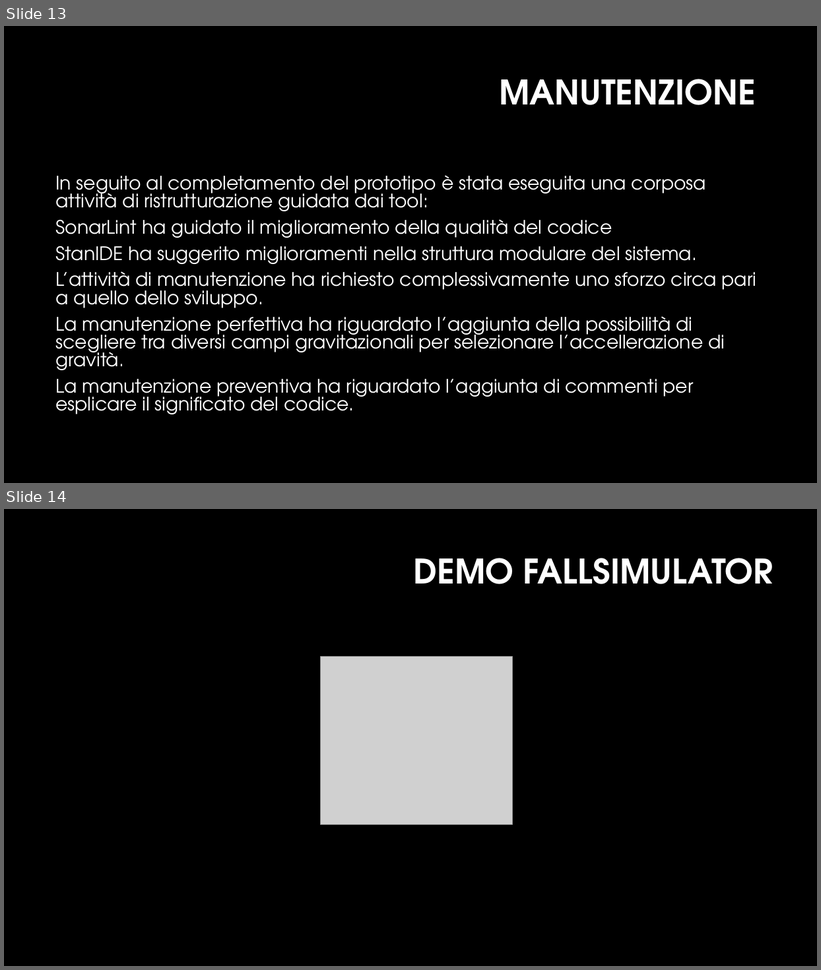
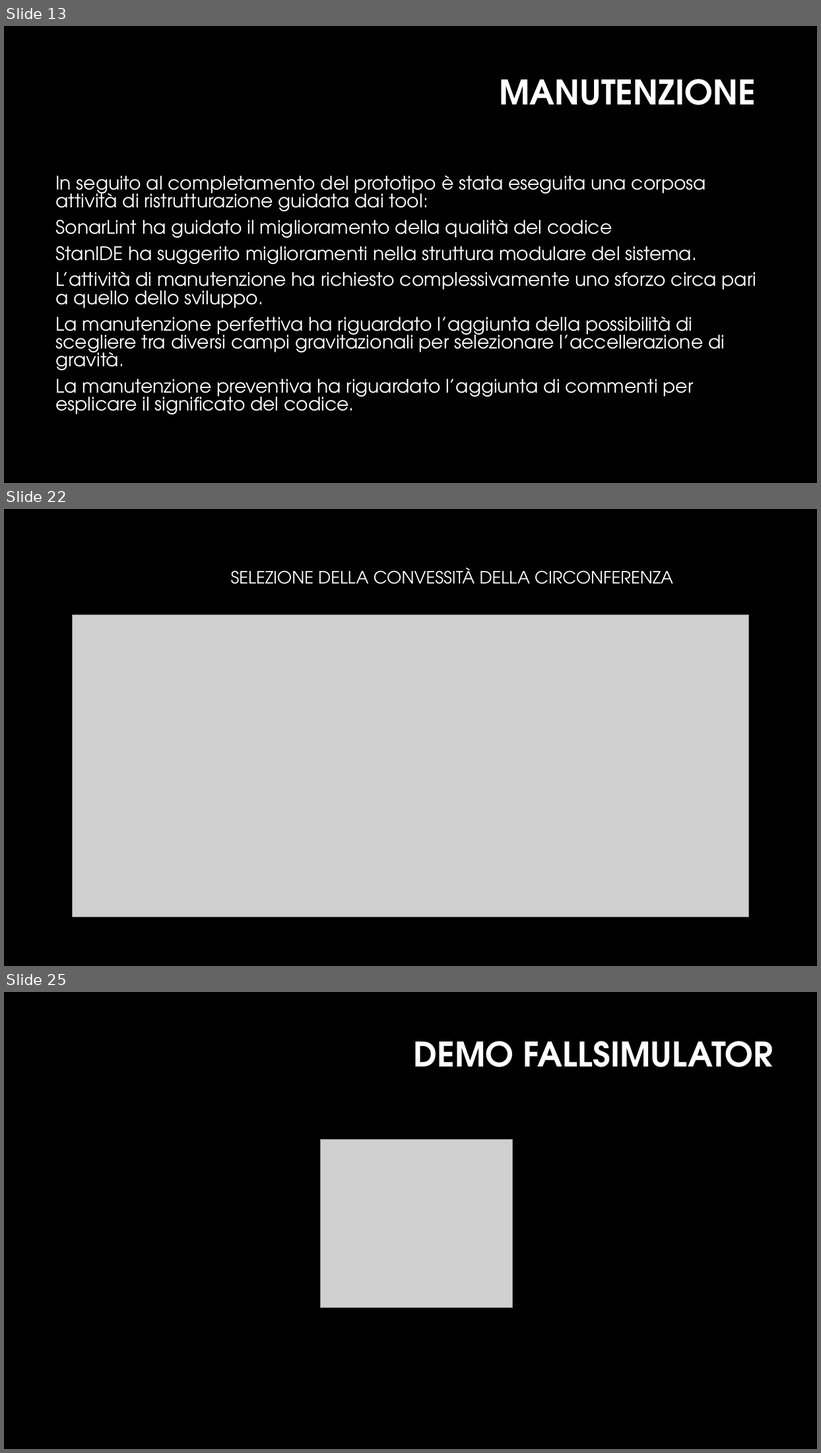
Before and after one commit to MarcoMarcoulli/FallSimulatorRepository, a slide deck: Docs/Documents/Presentazione/presentazioneFallSimulator.pptx. Shown one above the other, each under a label of ours: slides 13 and 14 before the commit, slides 13, 22 and 25 after it; the slides between them are not shown. The pictures are 821x970 and 821x1453 pixels, drawn with LibreOffice and Linux fonts; fonts in the diff are those of the drawing; grey boxes stand for pictures; background and template pictures are left out. Boxes give left, top, right and bottom in pixels: in the first picture for what was removed or moved away, otherwise in the second. Text is boxed around its words. In the diff, an @@ line names an element or a change of style, - is before the commit and + after.

```diff
--- a/Docs/Documents/Presentazione/presentazioneFallSimulator.pptx
+++ b/Docs/Documents/Presentazione/presentazioneFallSimulator.pptx
@@ slide 22 added at bbox=[4, 509, 817, 966], background #000000 @@
@@ title added at bbox=[231, 568, 673, 584], 20 pt, text #FFFFFF @@
+SELEZIONE DELLA CONVESSITÀ DELLA CIRCONFERENZA
@@ picture added at bbox=[73, 615, 748, 917] @@
@@ what was slide 14 is now slide 25 @@
```
Also in this commit, not shown: 10 other slides added.
